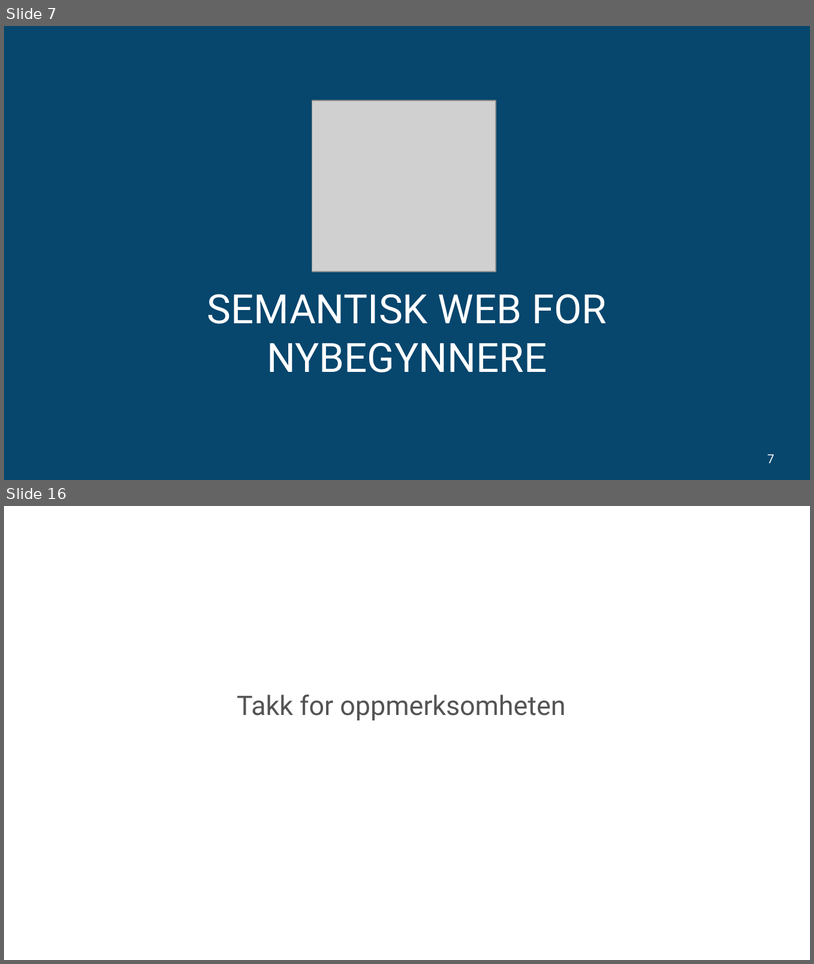
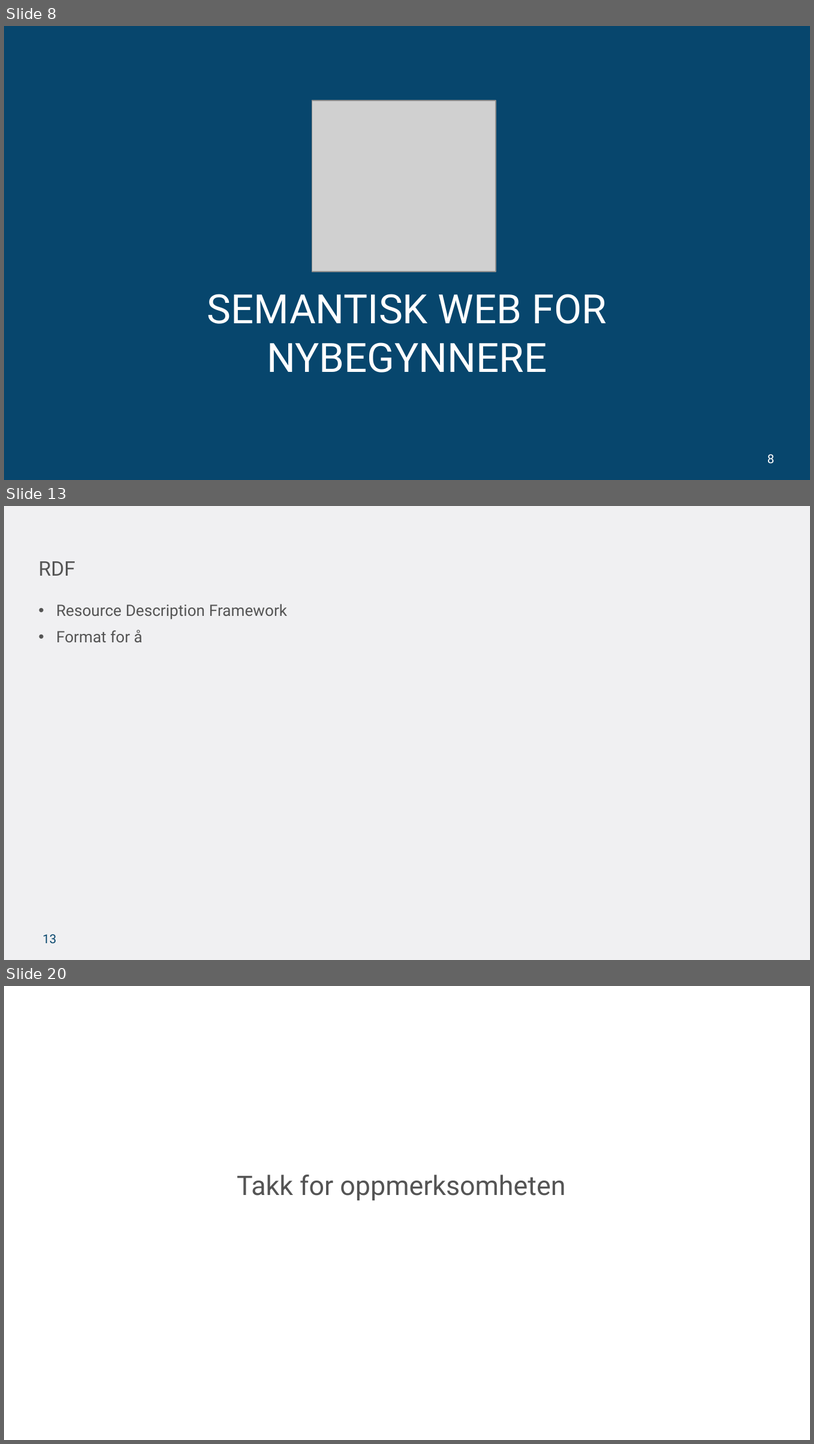
Before and after one commit to ttessem/SemWebKurs, a slide deck: SemWebKursUiB.pptx. Shown one above the other, each under a label of ours: slides 7 and 16 before the commit, slides 8, 13 and 20 after it; the slides between them are not shown. The pictures are 814x964 and 814x1444 pixels, drawn with LibreOffice and Linux fonts; fonts in the diff are those of the drawing; grey boxes stand for pictures; background and template pictures are left out. Boxes give left, top, right and bottom in pixels: in the first picture for what was removed or moved away, otherwise in the second. Text is boxed around its words. In the diff, an @@ line names an element or a change of style, - is before the commit and + after.

```diff
--- a/SemWebKursUiB.pptx
+++ b/SemWebKursUiB.pptx
@@ slide 13 added at <box>4,506,810,960</box>, background #F0F0F2 @@
@@ title added at <box>39,561,75,576</box>, 18 pt, text #545454 @@
+RDF
@@ text added at <box>56,604,287,642</box>, 14 pt, text #545454 @@
+• Resource Description Framework
+• Format for å
@@ page number added at <box>42,934,56,943</box>, 11 pt, text #07466D @@
+13
@@ what was slide 7 is now slide 8 @@
@@ page number at <box>768,454,775,463</box>: text changed @@
-7
+8
@@ what was slide 16 is now slide 20 @@
```
Also in this commit, not shown: 1 slide changed, 14 other slides added, 11 slides removed, 13 other files.
